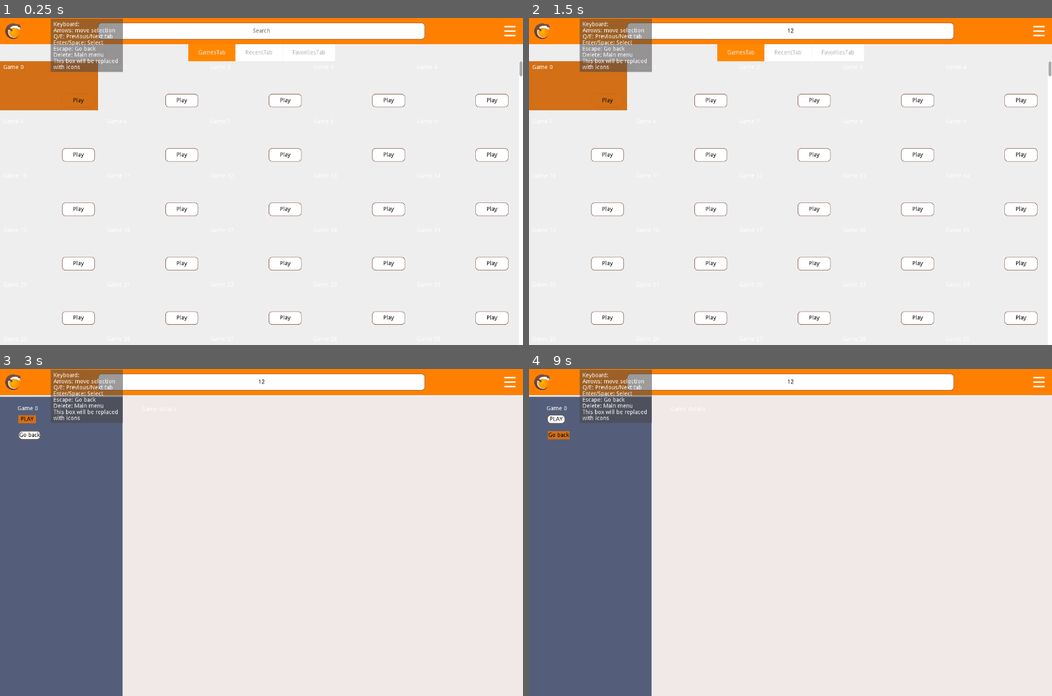
Above: before the commit, frames 1-4 (two rows, left to right).
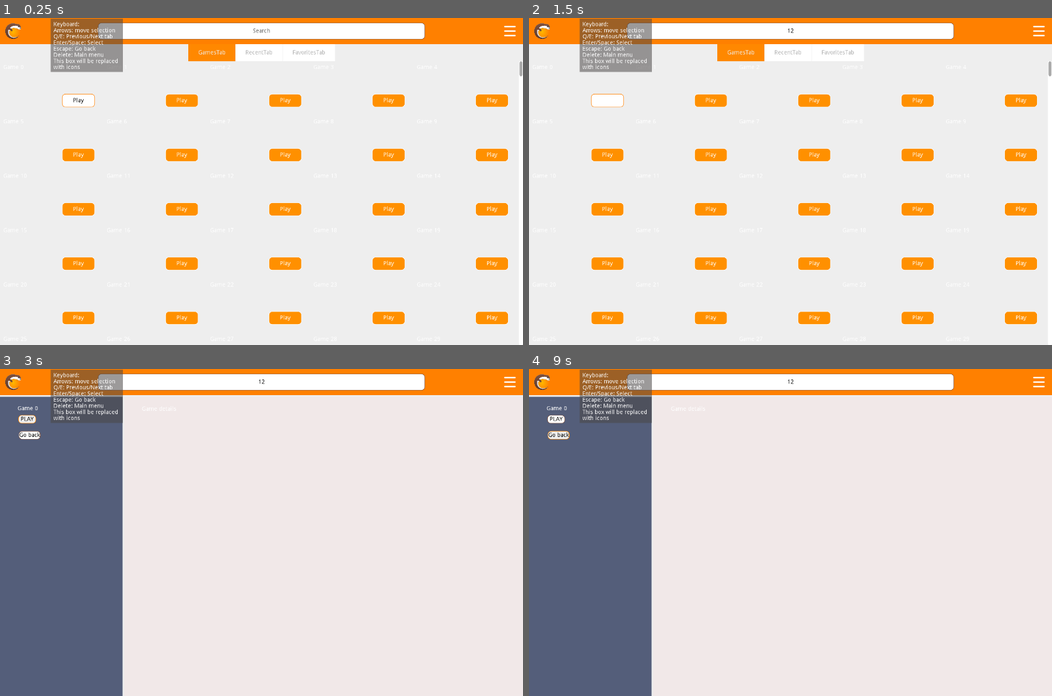
Above: after the commit, the same moments.

Repository: Buri/lutris-gamepad-ui
Game: Godot game, scene res://components/root/root.tscn
Two runs of this game, one before a commit and one after it. Both use one fixed random seed, a clock stepped at 60 frames per second and the inputs below.
Inputs (mouse positions are in pixels of both pictures, inside the frame that each line leads up to):
- Up to frame 1 (0.25 s): no input
- Up to frame 2 (1.5 s): click (790, 31) at 0.52 s; type "12" at 0.6 s; click "Play" at 1.25 s
- Up to frame 3 (3 s): click "Play" at 2 s; click (47, 437) at 2.77 s
- Up to frame 4 (9 s): click "PLAY" at 3.5 s; click "PLAY" at 4.25 s; click "PLAY" at 5 s; click (1041, 382) at 5.75 s; click "Open Lutris Desktop" at 6.5 s; click "Open Lutris Desktop" at 7.25 s; click "Open Lutris Desktop" at 8 s; click "Go back" at 8.75 s

The runs differ from the first frame. In frame 1, 9.1% of the frame differs, in the area x 0-98%, y 13-94%; in frame 2, 9.1%; in frame 3, less than 0.1%; in frame 4, 0.1%.

Commit message:
Add GameButton theme

Diff:
--- a/components/game_button/game_button.tscn
+++ b/components/game_button/game_button.tscn
@@ -1,8 +1,9 @@
-[gd_scene load_steps=4 format=2]
+[gd_scene load_steps=5 format=2]
 
 [ext_resource path="res://resources/theme/lutris_theme_light.tres" type="Theme" id=1]
 [ext_resource path="res://components/game_button/game_button.gd" type="Script" id=2]
 [ext_resource path="res://components/game_button/focus_shader.tres" type="Material" id=3]
+[ext_resource path="res://components/game_button/game_button_theme.tres" type="Theme" id=4]
 
 [node name="GameButton" type="Control"]
 material = ExtResource( 3 )
@@ -65,6 +66,7 @@
 margin_right = -8.0
 margin_bottom = -8.0
 focus_mode = 1
+theme = ExtResource( 4 )
 text = "Play"
 __meta__ = {
 "_edit_use_anchors_": false
--- /dev/null
+++ b/components/game_button/game_button_theme.tres
@@ -0,0 +1,59 @@
+[gd_resource type="Theme" load_steps=5 format=2]
+
+[sub_resource type="StyleBoxFlat" id=5]
+bg_color = Color( 1, 1, 1, 1 )
+border_width_left = 1
+border_width_top = 1
+border_width_right = 1
+border_width_bottom = 1
+border_color = Color( 1, 0.501961, 0, 1 )
+corner_radius_top_left = 8
+corner_radius_top_right = 8
+corner_radius_bottom_right = 8
+corner_radius_bottom_left = 8
+
+[sub_resource type="StyleBoxFlat" id=1]
+bg_color = Color( 1, 0.627451, 0, 1 )
+border_width_left = 1
+border_width_top = 1
+border_width_right = 1
+border_width_bottom = 1
+border_color = Color( 1, 1, 1, 1 )
+corner_radius_top_left = 8
+corner_radius_top_right = 8
+corner_radius_bottom_right = 8
+corner_radius_bottom_left = 8
+
+[sub_resource type="StyleBoxFlat" id=2]
+bg_color = Color( 1, 0.564706, 0, 1 )
+border_width_left = 1
+border_width_top = 1
+border_width_right = 1
+border_width_bottom = 1
+border_color = Color( 1, 1, 1, 1 )
+corner_radius_top_left = 8
+corner_radius_top_right = 8
+corner_radius_bottom_right = 8
+corner_radius_bottom_left = 8
+
+[sub_resource type="StyleBoxFlat" id=3]
+bg_color = Color( 1, 0.564706, 0, 1 )
+border_width_left = 1
+border_width_top = 1
+border_width_right = 1
+border_width_bottom = 1
+border_color = Color( 1, 1, 1, 1 )
+corner_radius_top_left = 8
+corner_radius_top_right = 8
+corner_radius_bottom_right = 8
+corner_radius_bottom_left = 8
+
+[resource]
+Button/colors/font_color = Color( 1, 1, 1, 1 )
+Button/colors/font_color_focus = Color( 0, 0, 0, 1 )
+Button/colors/font_color_hover = Color( 1, 1, 1, 1 )
+Button/colors/font_color_pressed = Color( 1, 1, 1, 1 )
+Button/styles/focus = SubResource( 5 )
+Button/styles/hover = SubResource( 1 )
+Button/styles/normal = SubResource( 2 )
+Button/styles/pressed = SubResource( 3 )
--- a/resources/theme/lutris_theme_light.tres
+++ b/resources/theme/lutris_theme_light.tres
@@ -1,7 +1,16 @@
 [gd_resource type="Theme" load_steps=14 format=2]
 
 [sub_resource type="StyleBoxFlat" id=14]
-bg_color = Color( 0.827451, 0.435294, 0.0862745, 1 )
+bg_color = Color( 0.933333, 0.933333, 0.933333, 1 )
+border_width_left = 1
+border_width_top = 1
+border_width_right = 1
+border_width_bottom = 1
+border_color = Color( 1, 0.533333, 0, 1 )
+corner_radius_top_left = 8
+corner_radius_top_right = 8
+corner_radius_bottom_right = 8
+corner_radius_bottom_left = 8
 
 [sub_resource type="StyleBoxFlat" id=7]
 bg_color = Color( 0.933333, 0.933333, 0.933333, 1 )
